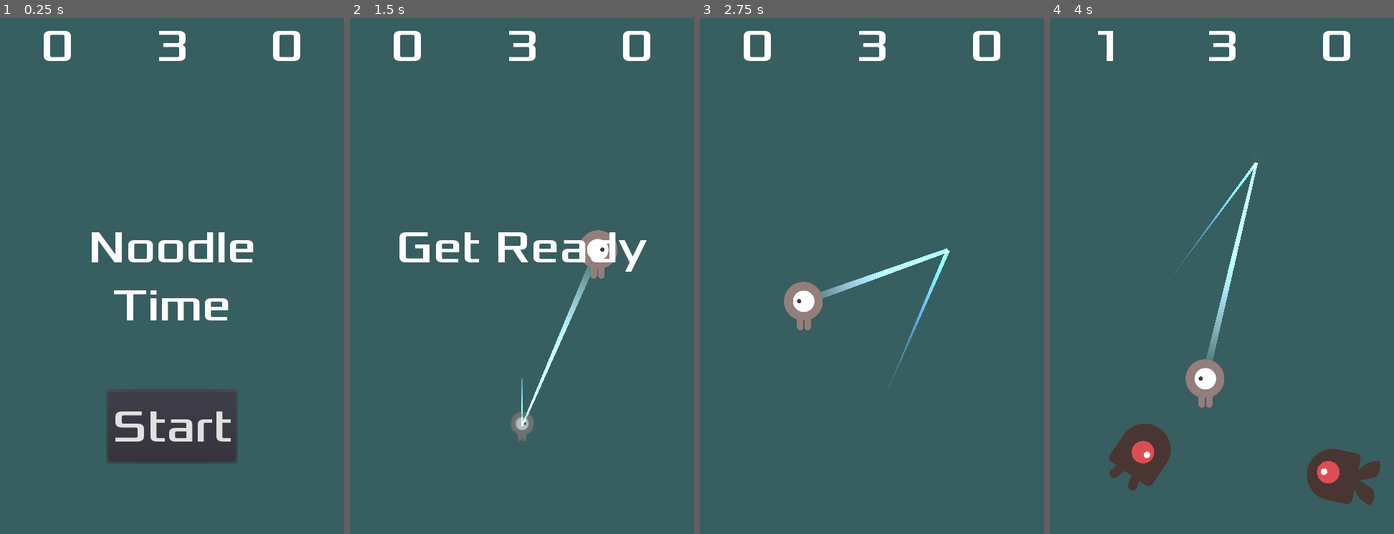
Above: before the commit, frames 1-4 (left to right).
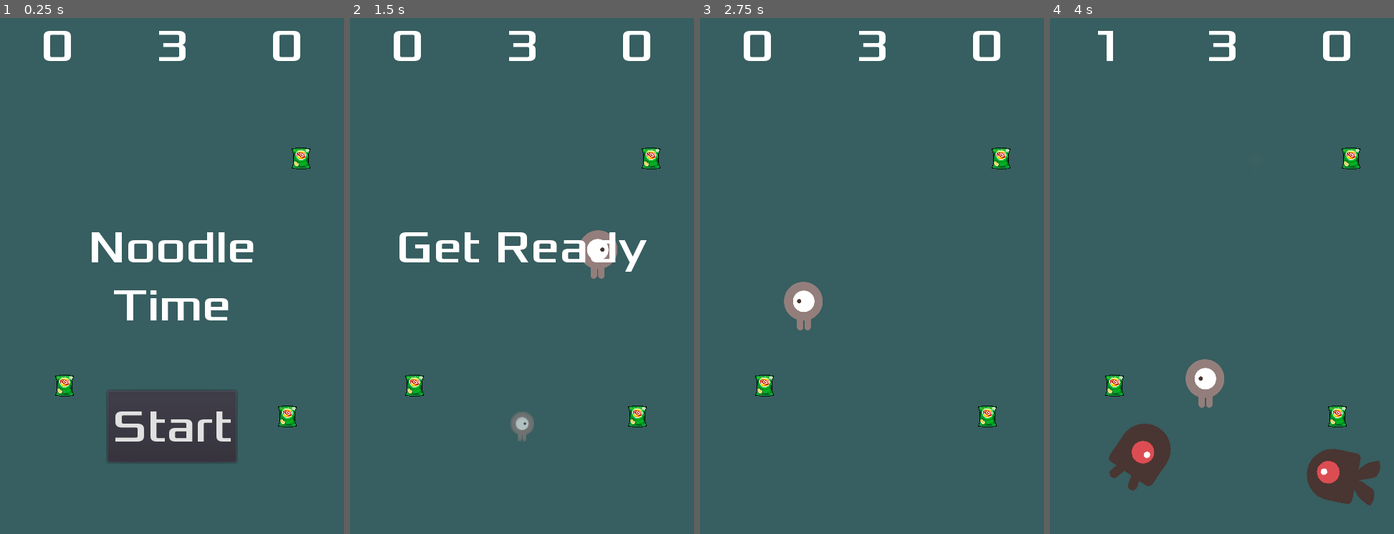
Above: after the commit, the same moments.

Repository: yet-another-lucas/Noodles
Game: Godot game, scene res://Main.tscn
The game is run twice, just before and just after one commit, with the same random seed, the same clock (stepped at 60 frames per second) and the same inputs.
Inputs (mouse positions are in pixels of both pictures, inside the frame that each line leads up to):
- Up to frame 1 (0.25 s): no input
- Up to frame 2 (1.5 s): click "Start" at 0.5 s; tap Enter (start_game) at 1.25, 1.35 s; move the mouse to (597, 250) at 1.27 s
- Up to frame 3 (2.75 s): tap Enter (start_game) at 2, 2.1 s; move the mouse to (803, 301) at 2.02 s
- Up to frame 4 (4 s): tap Enter (start_game) at 2.75, 2.85, 3.6 s; move the mouse to (1256, 162) at 2.77 s; move the mouse to (1204, 379) at 3.52 s

The runs differ from the first frame. In frame 1, 0.6% of the frame differs, in the area x 16-91%, y 25-80%; in frame 2, 1.0%; in frame 3, 1.2%; in frame 4, 1.3%.

Commit message:
almost there maybe

Diff:
--- /dev/null
+++ b/Buff.gd
@@ -0,0 +1,28 @@
+extends Node2D
+
+
+const BuffEffect = preload("res://BuffEffect.tscn")
+signal buff
+
+# Called when the node enters the scene tree for the first time.
+func _ready():
+	pass
+
+
+# Called every frame. 'delta' is the elapsed time since the previous frame.
+#func _process(delta):
+#	pass
+
+
+func _on_Hurtbox_area_entered(area):
+	print("yum")
+	var effect = BuffEffect.instance()
+	effect.play()
+	effect.queue_free()
+	emit_signal("buff")
+	queue_free()
+
+
+
+func _on_BuffEffect_finished():
+	pass
--- /dev/null
+++ b/Buff.tscn
@@ -0,0 +1,29 @@
+[gd_scene load_steps=6 format=2]
+
+[ext_resource path="res://Buff.gd" type="Script" id=1]
+[ext_resource path="res://assets/potatochip_green.png" type="Texture" id=2]
+[ext_resource path="res://Hurtbox.tscn" type="PackedScene" id=3]
+[ext_resource path="res://BuffEffect.tscn" type="PackedScene" id=4]
+
+[sub_resource type="RectangleShape2D" id=1]
+extents = Vector2( 13, 16 )
+
+[node name="Buff" type="Node2D"]
+script = ExtResource( 1 )
+
+[node name="Sprite" type="Sprite" parent="."]
+texture = ExtResource( 2 )
+
+[node name="Hurtbox" parent="." instance=ExtResource( 3 )]
+collision_layer = 8
+collision_mask = 0
+
+[node name="CollisionShape2D" parent="Hurtbox" index="0"]
+shape = SubResource( 1 )
+
+[node name="BuffEffect" parent="." instance=ExtResource( 4 )]
+volume_db = -18.008
+
+[connection signal="area_entered" from="Hurtbox" to="." method="_on_Hurtbox_area_entered"]
+
+[editable path="Hurtbox"]
--- /dev/null
+++ b/BuffEffect.gd
@@ -0,0 +1,7 @@
+extends AudioStreamPlayer
+
+func _ready():
+	var _connect = connect("finished", self, "_on_buff_finished")
+
+func _on_buff_finished():
+	queue_free()
--- /dev/null
+++ b/BuffEffect.tscn
@@ -0,0 +1,9 @@
+[gd_scene load_steps=3 format=2]
+
+[ext_resource path="res://BuffEffect.gd" type="Script" id=1]
+[ext_resource path="res://assets/power_up.ogg" type="AudioStream" id=2]
+
+[node name="BuffEffect" type="AudioStreamPlayer"]
+stream = ExtResource( 2 )
+volume_db = -80.0
+script = ExtResource( 1 )
--- a/Exhaust.gd
+++ b/Exhaust.gd
@@ -3,7 +3,7 @@
 
 # export var length = 40
 
-export var length = 100
+export var length = 50
 onready var parent = get_parent()
 onready var hitbox = $Hitbox
 
--- a/HitEffect.tscn
+++ b/HitEffect.tscn
@@ -2,7 +2,7 @@
 
 [ext_resource path="res://HitEffect.png" type="Texture" id=1]
 [ext_resource path="res://Hit.wav" type="AudioStream" id=2]
-[ext_resource path="res://Effect.gd" type="Script" id=3]
+[ext_resource path="res://HitEffect.gd" type="Script" id=3]
 
 [sub_resource type="AtlasTexture" id=1]
 flags = 4
--- a/Main.tscn
+++ b/Main.tscn
@@ -6,6 +6,7 @@
 [ext_resource path="res://HUD.tscn" type="PackedScene" id=4]
 [ext_resource path="res://art/House In a Forest Loop.ogg" type="AudioStream" id=5]
 [ext_resource path="res://art/gameover.wav" type="AudioStream" id=6]
+[ext_resource path="res://Buff.tscn" type="PackedScene" id=7]
 
 [sub_resource type="Curve2D" id=1]
 _data = {
@@ -51,6 +52,23 @@
 
 [node name="DeathSound" type="AudioStreamPlayer" parent="."]
 stream = ExtResource( 6 )
+volume_db = -37.0
+
+[node name="BuffPath" type="Path2D" parent="."]
+curve = SubResource( 1 )
+
+[node name="BuffSpawnLocation" type="PathFollow2D" parent="BuffPath"]
+
+[node name="YSort" type="YSort" parent="."]
+
+[node name="Buff" parent="YSort" instance=ExtResource( 7 )]
+position = Vector2( 401, 556 )
+
+[node name="Buff2" parent="YSort" instance=ExtResource( 7 )]
+position = Vector2( 90, 513 )
+
+[node name="Buff3" parent="YSort" instance=ExtResource( 7 )]
+position = Vector2( 420, 196 )
 
 [connection signal="hit" from="Player" to="." method="game_over"]
 [connection signal="ouch" from="Player" to="." method="_on_Player_ouch"]
--- a/Mob.gd
+++ b/Mob.gd
@@ -1,7 +1,5 @@
 extends RigidBody2D
 
-const HitEffect = preload("res://HitEffect.tscn")
-const PlayerHurtSound = preload("res://PlayerHurtSound.tscn")
 const VanquishEffect = preload("res://VanquishEffect.tscn")
 
 signal vanquished
--- a/Mob.tscn
+++ b/Mob.tscn
@@ -17,20 +17,16 @@
 "name": "fly",
 "speed": 3.0
 }, {
+"frames": [ ExtResource( 4 ), ExtResource( 5 ) ],
+"loop": true,
+"name": "walk",
+"speed": 4.0
+}, {
 "frames": [ ExtResource( 6 ), ExtResource( 7 ) ],
 "loop": true,
 "name": "swim",
 "speed": 4.0
-}, {
-"frames": [ ExtResource( 4 ), ExtResource( 5 ) ],
-"loop": true,
-"name": "walk",
-"speed": 4.0
 } ]
-
-[sub_resource type="CapsuleShape2D" id=2]
-radius = 35.2706
-height = 23.3281
 
 [sub_resource type="CapsuleShape2D" id=4]
 radius = 38.1667
@@ -49,12 +45,6 @@
 scale = Vector2( 0.75, 0.75 )
 frames = SubResource( 1 )
 animation = "walk"
-
-[node name="CollisionShape2D" type="CollisionShape2D" parent="."]
-visible = false
-rotation = 1.5708
-shape = SubResource( 2 )
-disabled = true
 
 [node name="VisibilityNotifier2D" type="VisibilityNotifier2D" parent="."]
 
--- a/Player.gd
+++ b/Player.gd
@@ -1,6 +1,6 @@
 extends Area2D
 
-export var HIT_WARD_SECONDS = 2.5
+export var HIT_WARD_SECONDS = 0.5
 
 
 signal hit
--- a/Player.tscn
+++ b/Player.tscn
@@ -21,10 +21,6 @@
 "name": "up",
 "speed": 5.0
 } ]
-
-[sub_resource type="CapsuleShape2D" id=2]
-radius = 14.9667
-height = 0.0
 
 [sub_resource type="Gradient" id=3]
 colors = PoolColorArray( 1, 1, 1, 0.501961, 1, 1, 1, 0 )
@@ -71,12 +67,6 @@
 frames = SubResource( 1 )
 animation = "right"
 
-[node name="CollisionShape2D" type="CollisionShape2D" parent="."]
-visible = false
-position = Vector2( -0.420921, -0.561232 )
-shape = SubResource( 2 )
-disabled = true
-
 [node name="Trail" type="Particles2D" parent="."]
 z_index = -1
 amount = 10
Renamed: Effect.gd -> HitEffect.gd
Not shown: 1 places in Main.tscn that only renumber resources
Not shown: 1 places in Mob.tscn that only renumber resources
Not shown: 1 places in Player.tscn that only renumber resources
Binary file added: assets/potatochip_green.png
Not shown, added: assets/potatochip_green.png.import
Not shown, added: assets/power_up.ogg.import
Not shown, added: assets/power_up.ogg
